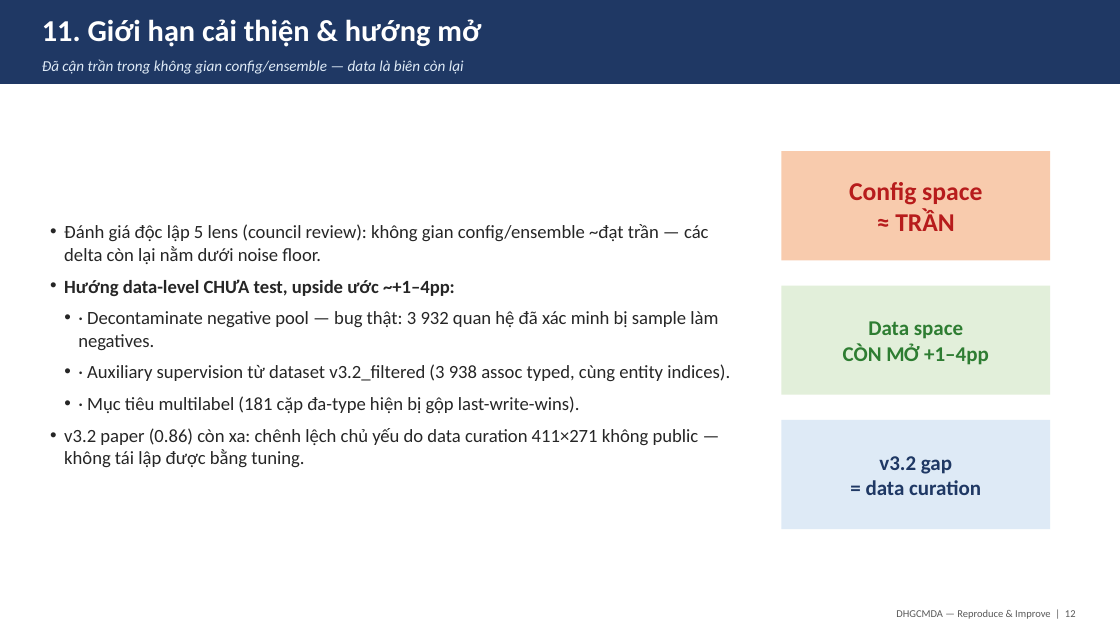
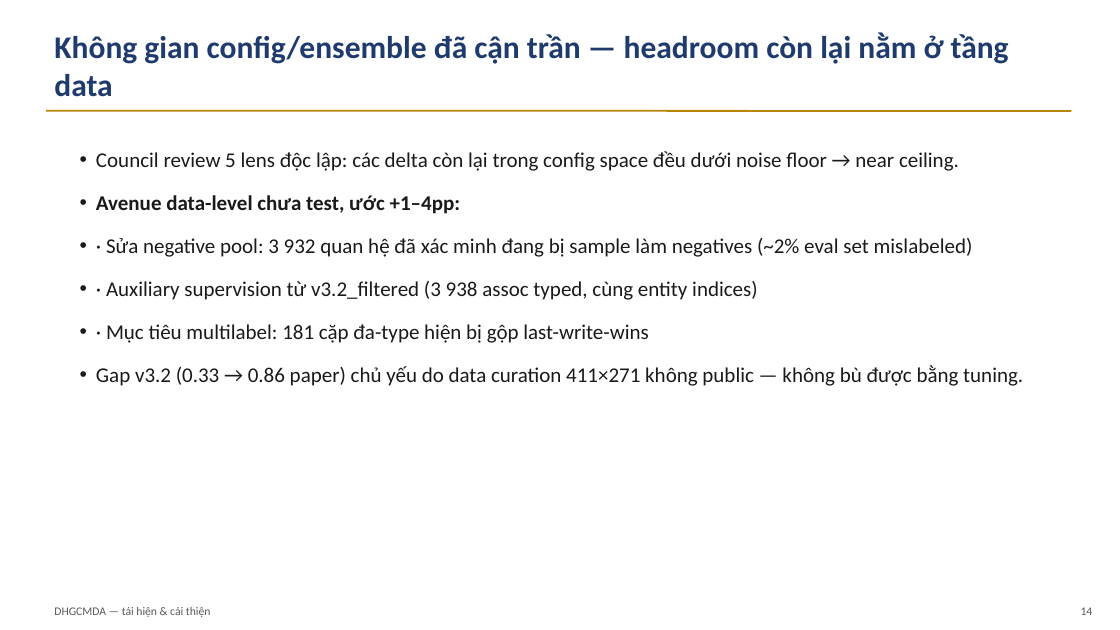
Before and after one commit to hoangtien07/DHGCMDA-fork, a slide deck: slide 14 of Slide_BaoCao_DHGCMDA.pptx (slide 12 before the commit). Drawn at 1120x630 pixels with LibreOffice and Linux fonts; fonts in the diff are those of the drawing. Boxes give left, top, right and bottom in pixels: in the first picture for what was removed or moved away, otherwise in the second. Text is boxed around its words. In the diff, an @@ line names an element or a change of style, - is before the commit and + after.

```diff
--- a/Slide_BaoCao_DHGCMDA.pptx
+++ b/Slide_BaoCao_DHGCMDA.pptx
@@ rectangle removed at (x1=0, y1=0, x2=1120, y2=84) @@
@@ text removed at (x1=42, y1=19, x2=481, y2=47) @@
-11. Giới hạn cải thiện & hướng mở
@@ text at (x1=54, y1=32, x2=1009, y2=97): text changed; size 13 to 27 pt; text colour #DEEAF6 to #1F3B6E; bold on; italic off @@
-Đã cận trần trong không gian config/ensemble — data là biên còn lại
+Không gian config/ensemble đã cận trần — headroom còn lại nằm ở tầng data
@@ line added from (46, 111) to (1071, 111), #B8860B 1.5 pt @@
@@ text "Council review 5 lens độc ..." at (x1=96, y1=151, x2=1023, y2=386): vertical alignment middle to top @@
@@ text at (x1=96, y1=151, x2=1023, y2=386): text changed; size 16 to 18 pt; text colour #262626 to #1A1A1A @@
-• Đánh giá độc lập 5 lens (council review): không gian config/ensemble ~đạt trần — các delta còn lại nằm dưới noise floor.
-• Hướng data-level CHƯA test, upside ước ~+1–4pp:
-  • · Decontaminate negative pool — bug thật: 3 932 quan hệ đã xác minh bị sample làm negatives.
-  • · Auxiliary supervision từ dataset v3.2_filtered (3 938 assoc typed, cùng entity indices).
-  • · Mục tiêu multilabel (181 cặp đa-type hiện bị gộp last-write-wins).
-• v3.2 paper (0.86) còn xa: chênh lệch chủ yếu do data curation 411×271 không public — không tái lập được bằng tuning.
+• Council review 5 lens độc lập: các delta còn lại trong config space đều dưới noise floor → near ceiling.
+• Avenue data-level chưa test, ước +1–4pp:
+• · Sửa negative pool: 3 932 quan hệ đã xác minh đang bị sample làm negatives (~2% eval set mislabeled)
+• · Auxiliary supervision từ v3.2_filtered (3 938 assoc typed, cùng entity indices)
+• · Mục tiêu multilabel: 181 cặp đa-type hiện bị gộp last-write-wins
+• Gap v3.2 (0.33 → 0.86 paper) chủ yếu do data curation 411×271 không public — không bù được bằng tuning.
@@ rectangle removed at (x1=781, y1=151, x2=1050, y2=260) @@
-Config space
-≈ TRẦN
@@ rectangle removed at (x1=781, y1=286, x2=1050, y2=395) @@
-Data space
-CÒN MỞ +1–4pp
@@ rectangle removed at (x1=781, y1=420, x2=1050, y2=529) @@
-v3.2 gap
-= data curation
@@ text added at (x1=54, y1=607, x2=211, y2=617), 10 pt, text #5A5A5A @@
+DHGCMDA — tái hiện & cải thiện
@@ text removed at (x1=896, y1=610, x2=1076, y2=619) @@
-DHGCMDA — Reproduce & Improve | 12
@@ text added at (x1=1081, y1=607, x2=1093, y2=615), 10 pt, text #5A5A5A @@
+14
```
Also in this commit, not shown: 5 other slides changed, 9 slides added, 7 slides removed, 1 other file.
